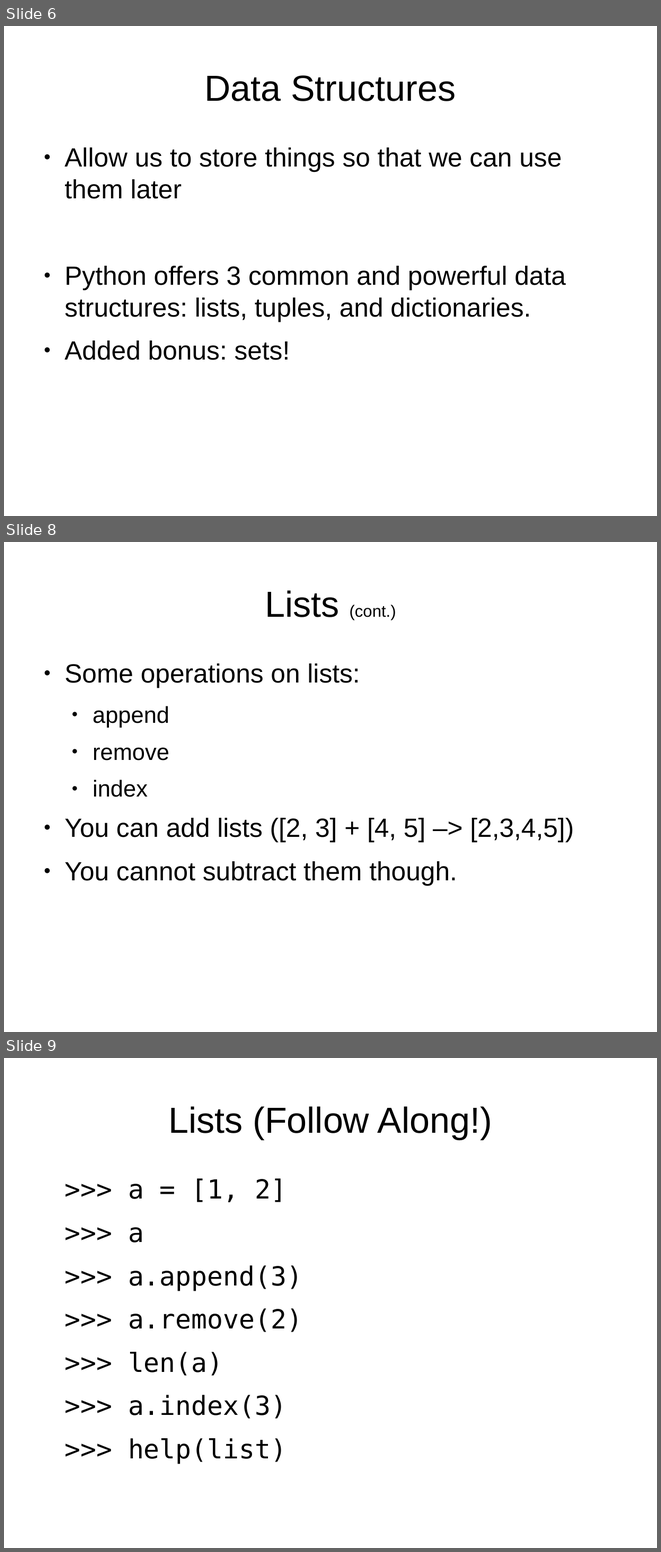
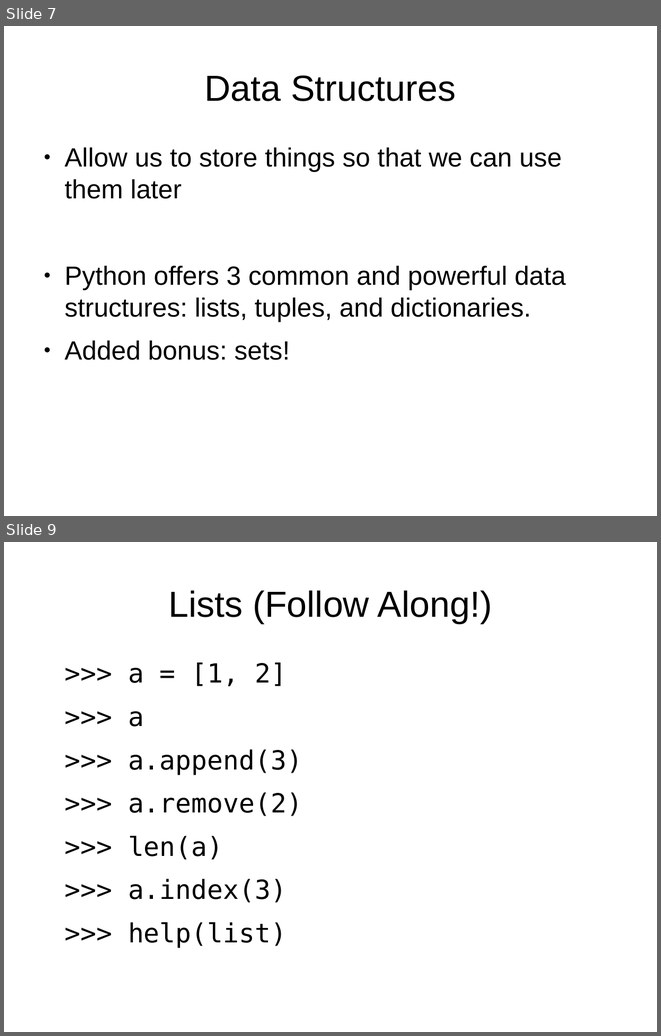
Before and after one commit to bradfordbarr/HacDC-Intro-to-Programming, a slide deck: class_2/class_2.odp. Shown one above the other, each under a label of ours: slides 6, 8 and 9 before the commit, slides 7 and 9 after it; the slides between them are not shown. The pictures are 661x1552 and 661x1036 pixels, drawn with LibreOffice and Linux fonts; fonts in the diff are those of the drawing. Boxes give left, top, right and bottom in pixels: in the first picture for what was removed or moved away, otherwise in the second. Text is boxed around its words. In the diff, an @@ line names an element or a change of style, - is before the commit and + after.

```diff
--- a/class_2/class_2.odp
+++ b/class_2/class_2.odp
@@ slide 8 removed at (4,542,657,1032), background #FFFFFF @@
@@ title removed at (265,590,396,620) @@
-Lists (cont.)
@@ text removed at (64,663,574,885) @@
-● Some operations on lists:
-  ● append
-  ● remove
-  ● index
-● You can add lists ([2, 3] + [4, 5] –> [2,3,4,5])
-● You cannot subtract them though.
@@ what was slide 6 is now slide 7 @@
```
Also in this commit, not shown: 3 slides changed, 8 slides added, 1 other slide removed, 1 other file.
